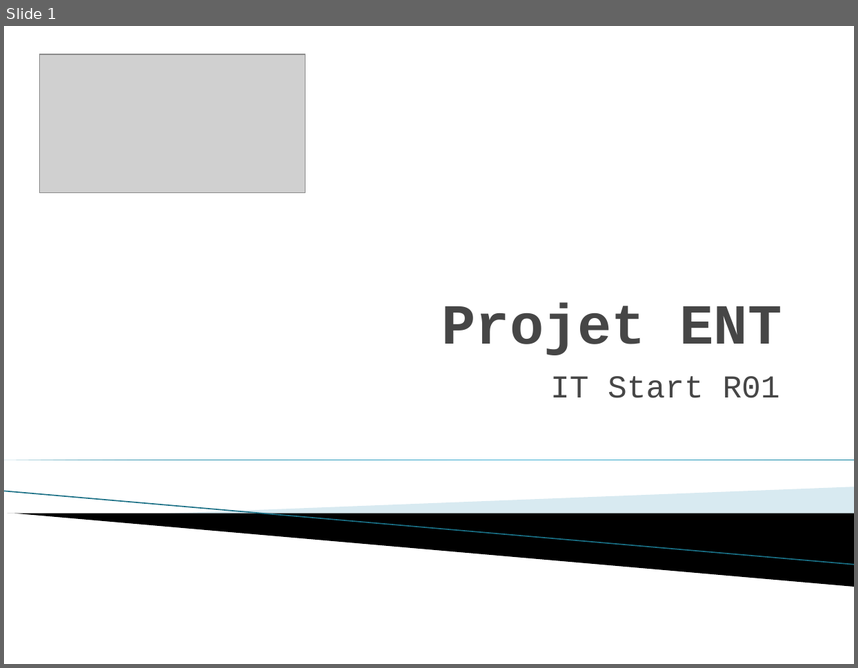
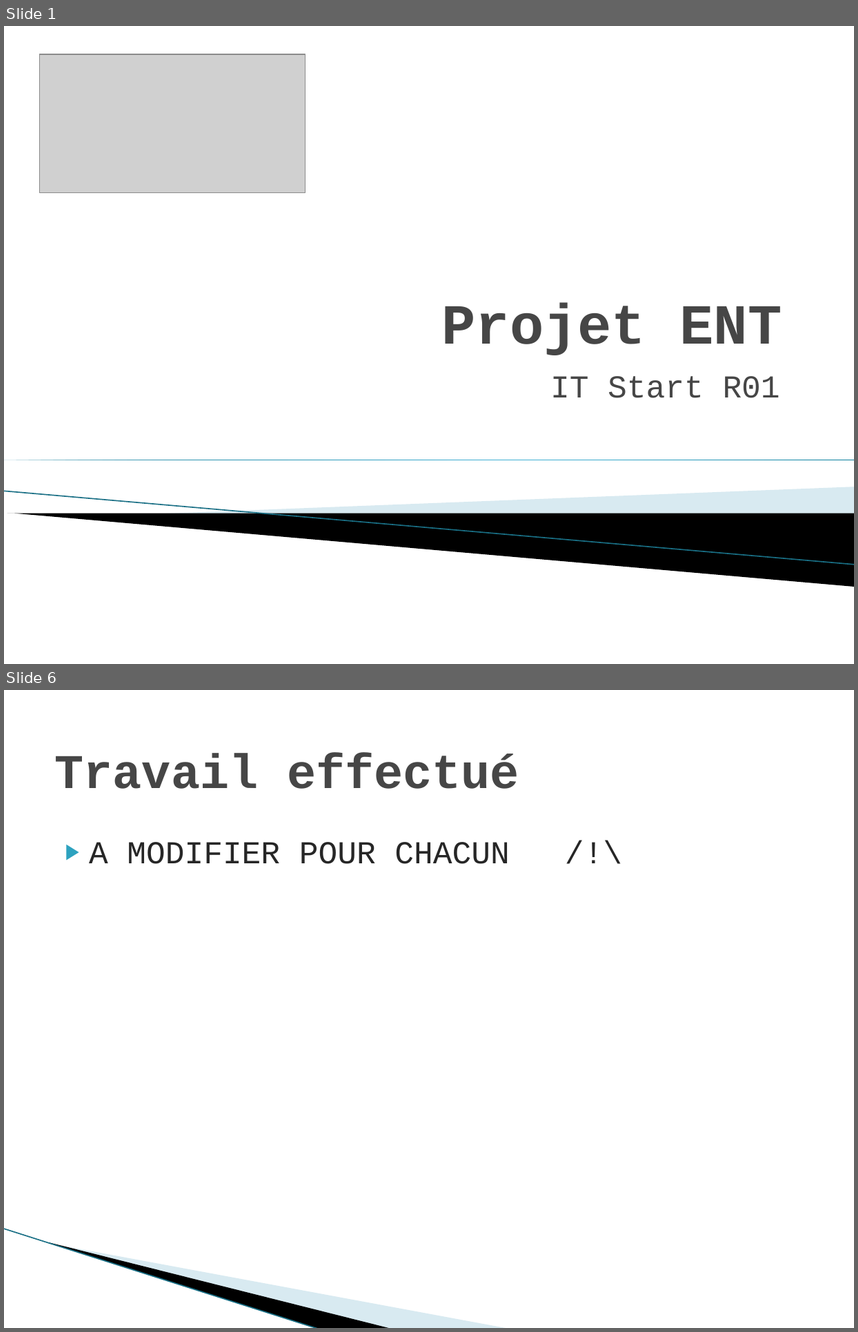
Before and after one commit to imie-source/ENT-IMIE, a slide deck: doc/Projet ENT.pptx. Shown one above the other, each under a label of ours: slide 1 before the commit, slides 1 and 6 after it; the slides between them are not shown. The pictures are 858x668 and 858x1332 pixels, drawn with LibreOffice and Linux fonts; fonts in the diff are those of the drawing; grey boxes stand for pictures; background and template pictures are left out. Boxes give left, top, right and bottom in pixels: in the first picture for what was removed or moved away, otherwise in the second. Text is boxed around its words. In the diff, an @@ line names an element or a change of style, - is before the commit and + after.

```diff
--- a/doc/Projet ENT.pptx
+++ b/doc/Projet ENT.pptx
@@ slide 6 added at (x1=4, y1=690, x2=854, y2=1328), background #FFFFFF @@
@@ title added at (x1=55, y1=753, x2=519, y2=789), 41 pt, text #464646, bold @@
+Travail effectué
@@ text added at (x1=89, y1=842, x2=509, y2=864), 27 pt, text #262626 @@
+▶ A MODIFIER POUR CHACUN /!\
@@ line added from (4, 1228) to (319, 1328), #97C5D8 0.95 pt @@
@@ freeform shape added at (x1=49, y1=1242, x2=392, y2=1328), fill #000000 @@
@@ freeform shape added at (x1=51, y1=1243, x2=510, y2=1328), fill #A0CBDC at 40% opacity @@
```
Also in this commit, not shown: 2 slides changed, 3 other slides added.
